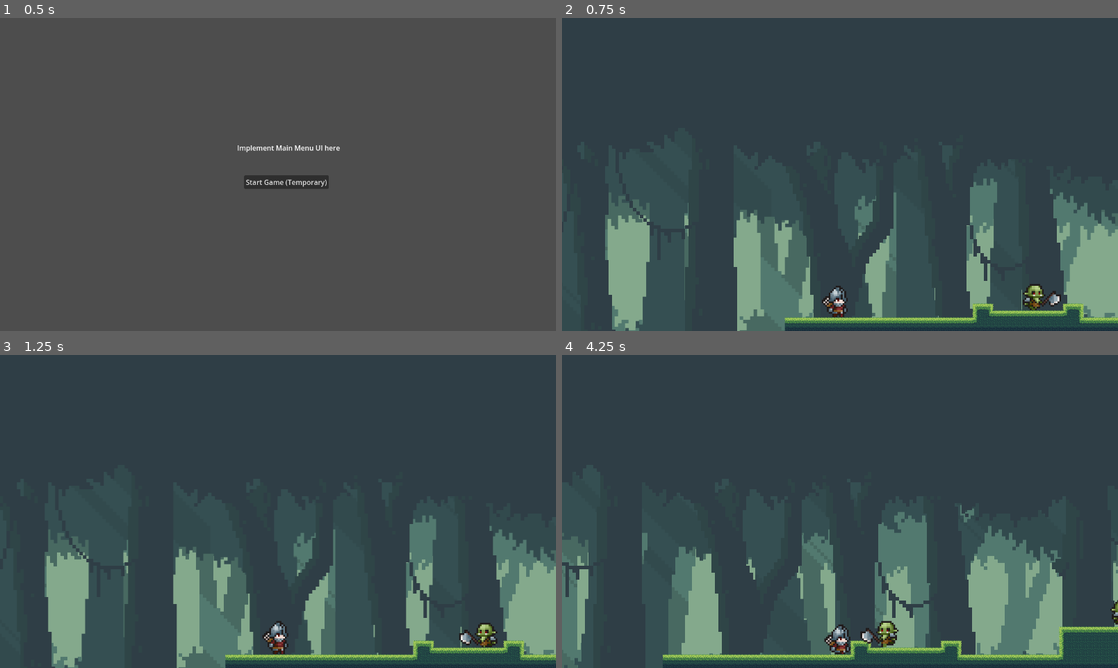
Above: before the commit, frames 1-4 (two rows, left to right).
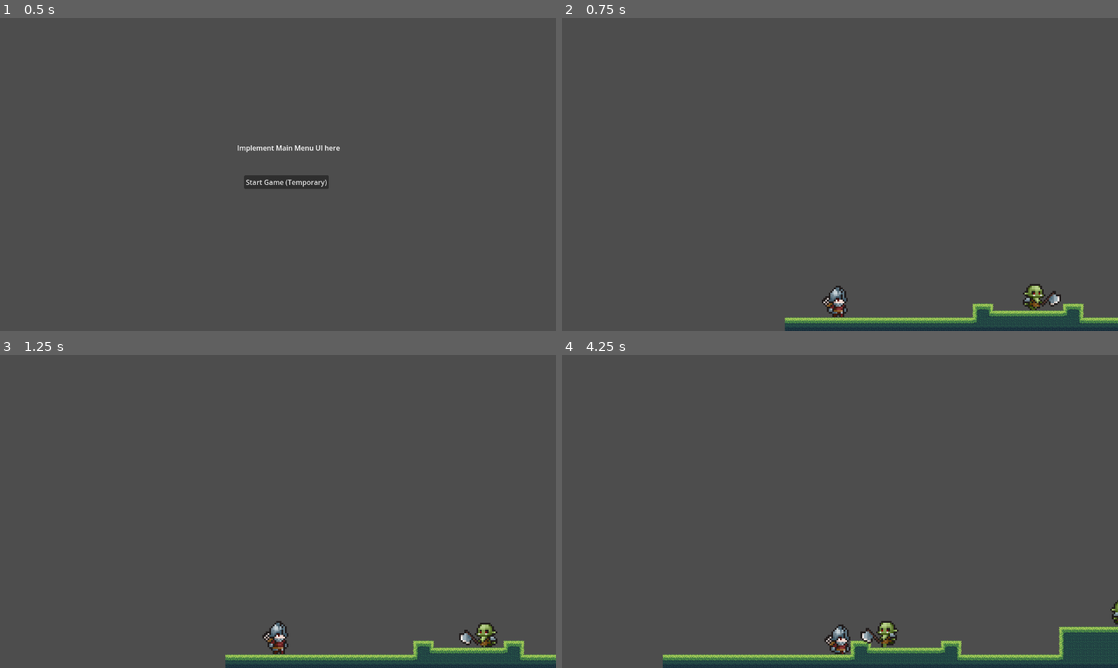
Above: after the commit, the same moments.

Repository: sriramadhenu/mage-race
Game: Godot game, scene res://scenes/levels/main_menu.tscn
Same seed, same stepped clock (60 frames per second), same inputs: the game is played once before the commit and once after it.
Inputs:
- Up to frame 1 (0.5 s): no input
- Up to frame 2 (0.75 s): click "Start Game (Temporary)" at 0.5 s
- Up to frame 3 (1.25 s): no input
- Up to frame 4 (4.25 s): tap Enter at 1.25 s; hold D (player_forward) 1.28-2.03 s; tap H at 1.35, 3.6 s; hold A (player_backward) 2.03-2.78 s; tap J at 2.1 s; hold D (player_forward) from 2.78 s (still down); tap R at 2.85 s

Frame 1 is identical in both runs. In frame 2, 84% of the frame differs, in the area x 0-100%, y 0-100%; in frame 3, 84%; in frame 4, 86%.

Commit message:
folder restructure

Diff:
--- a/scenes/levels/level_forest.tscn
+++ b/scenes/levels/level_forest.tscn
@@ -4,10 +4,10 @@
 [ext_resource type="PackedScene" uid="uid://biufvwmgorgev" path="res://scenes/characters/player.tscn" id="2_tbxb2"]
 [ext_resource type="Script" uid="uid://ddhormsxtr24y" path="res://scenes/levels/position_lock_lerp_camera.gd" id="2_y7soc"]
 [ext_resource type="PackedScene" uid="uid://ckc0q8k0gl23y" path="res://scenes/characters/orc_enemy.tscn" id="3_4tf07"]
-[ext_resource type="Texture2D" uid="uid://bgvhak6h68f5k" path="res://scenes/levels/forest_backgrounds/furthest.png" id="4_4ehx6"]
-[ext_resource type="Texture2D" uid="uid://dec3wr5t2casv" path="res://scenes/levels/forest_backgrounds/far.png" id="5_y7soc"]
-[ext_resource type="Texture2D" uid="uid://sf3m7jtfl26q" path="res://scenes/levels/forest_backgrounds/mid.png" id="6_c3tcg"]
-[ext_resource type="Texture2D" uid="uid://dh0gmniba6nyk" path="res://scenes/levels/forest_backgrounds/nearest.png" id="7_jm40j"]
+[ext_resource type="Texture2D" uid="uid://bgvhak6h68f5k" path="res://scenes/levels/forest_backgrounds/forest_furthest.png" id="4_4ehx6"]
+[ext_resource type="Texture2D" uid="uid://dec3wr5t2casv" path="res://scenes/levels/forest_backgrounds/forest_far.png" id="5_y7soc"]
+[ext_resource type="Texture2D" uid="uid://sf3m7jtfl26q" path="res://scenes/levels/forest_backgrounds/forest_mid.png" id="6_c3tcg"]
+[ext_resource type="Texture2D" uid="uid://dh0gmniba6nyk" path="res://scenes/levels/forest_backgrounds/forest_nearest.png" id="7_jm40j"]
 
 [sub_resource type="TileSetAtlasSource" id="TileSetAtlasSource_tbxb2"]
 texture = ExtResource("1_om5tm")
Binary file removed: scenes/levels/forest_backgrounds/far.png
Not shown, removed: scenes/levels/forest_backgrounds/far.png.import
Binary file removed: scenes/levels/forest_backgrounds/furthest.png
Not shown, removed: scenes/levels/forest_backgrounds/furthest.png.import
Binary file removed: scenes/levels/forest_backgrounds/mid.png
Not shown, removed: scenes/levels/forest_backgrounds/mid.png.import
Binary file removed: scenes/levels/forest_backgrounds/nearest.png
Not shown, removed: scenes/levels/forest_backgrounds/nearest.png.import
